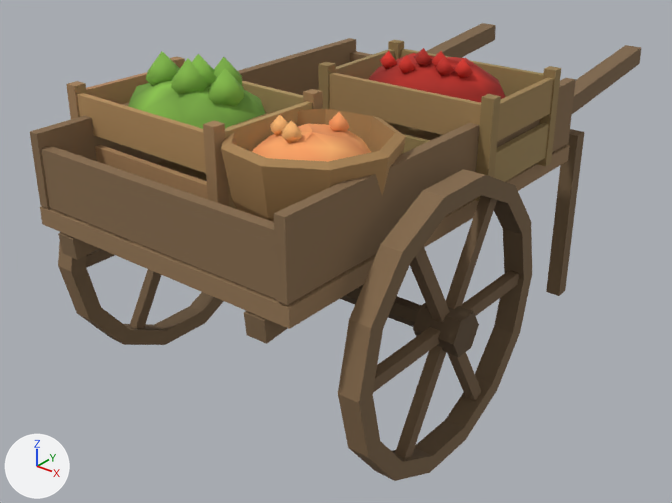
One commit to the glTF model games/yorimichi/assets/belmonte/meshes/SM_BM_BP_Handcart.glb: the scene before it, then after it.
Before and after are seen from a 50 mm camera at (1.56, -1.91, 1.6) aimed at (-0.1, 0.17, 0.31). The lights are fixed; the arrows at lower left show +X, +Y and +Z. The older version comes first. Vertices at exactly the same position are counted once.

The first picture shows 'SM_BM_BP_Handcart'.
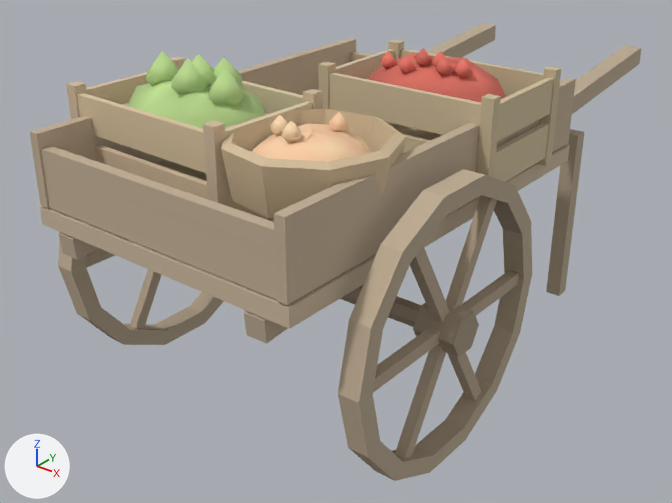
Edits to the scene script, one JSON object a line:
```json
{"block": "me_sm_bp_handcart", "where": "me_sm_bp_handcart.from_pydata(...)  # 776 vertices, 1132 faces; spans x -0.57..0.57, y -0.65..1.4, z 0.0..1.02"}
{"block": "me_sm_bp_handcart", "where": "# used by ob_sm_bm_bp_handcart; location = (0.0, 0.0, 0.0)"}
{"block": "me_sm_bp_handcart", "change": "me_sm_bp_handcart part 1: 850 faces centred in x -0.57..0.57, y -0.65..1.4, z 0.0..0.93 are repainted in the vertex colours; the middle colour goes from brown #866b4c to beige #c0ad94"}
{"block": "me_sm_bp_handcart", "change": "me_sm_bp_handcart part 2: 106 faces centred in x -0.43..0.07, y -0.44..-0.12, z 0.83..0.97 are repainted in the vertex colours; the middle colour goes from green #80b646 to green #bcdc8f"}
{"block": "me_sm_bp_handcart", "change": "me_sm_bp_handcart part 3: 102 faces centred in x -0.04..0.38, y 0.13..0.42, z 0.83..0.96 are repainted in the vertex colours; the middle colour goes from red #bf2a20 to red #e07163"}
{"block": "me_sm_bp_handcart", "change": "me_sm_bp_handcart part 4: 74 faces centred in x -0.28..0.36, y -0.47..-0.11, z 0.67..0.92 are repainted in the vertex colours; the middle colour goes from orange #fea062 to beige #ffd0a7"}
```

What differs and where, as boxes [x1, y1, x2, y2] in the pictures (672 x 503 px):
```json
{"part": 1, "of": "me_sm_bp_handcart", "change": "recoloured", "before": [30, 23, 641, 481], "after": [30, 23, 641, 481], "on screen": "brown to beige"}
{"part": 2, "of": "me_sm_bp_handcart", "change": "recoloured", "before": [128, 51, 312, 132], "after": [128, 51, 312, 132], "on screen": "lighter"}
{"part": 3, "of": "me_sm_bp_handcart", "change": "recoloured", "before": [369, 48, 506, 102], "after": [369, 48, 506, 102], "on screen": "lighter"}
{"part": 4, "of": "me_sm_bp_handcart", "change": "recoloured", "before": [252, 112, 371, 162], "after": [252, 112, 371, 162], "on screen": "orange to beige"}
```
